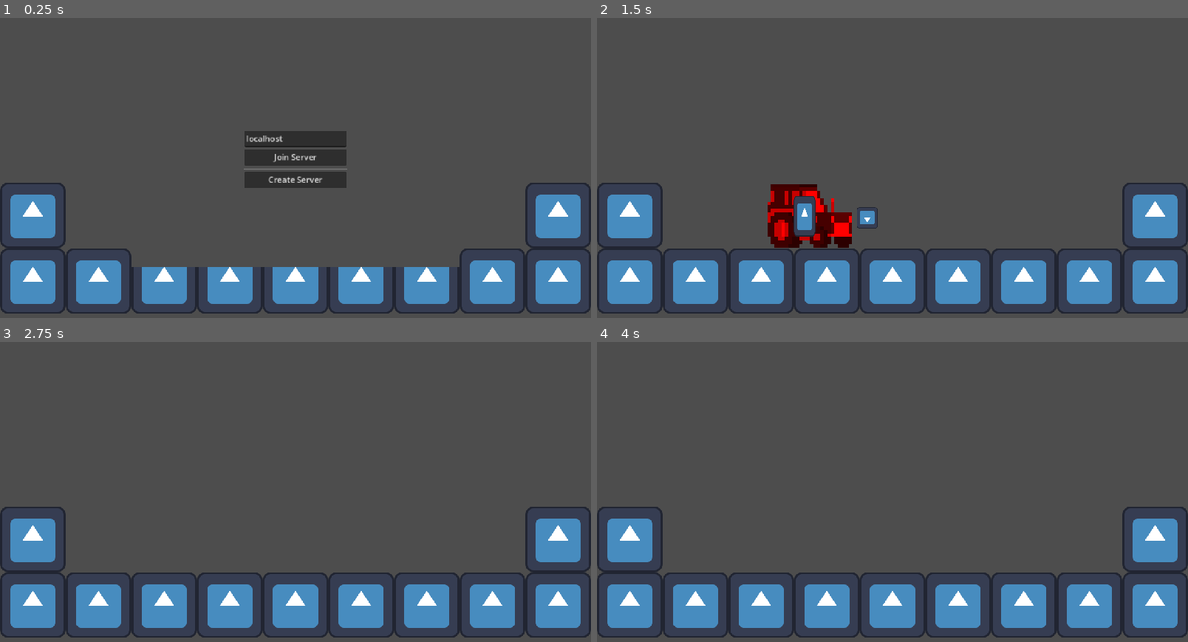
Above: before the commit, frames 1-4 (two rows, left to right).
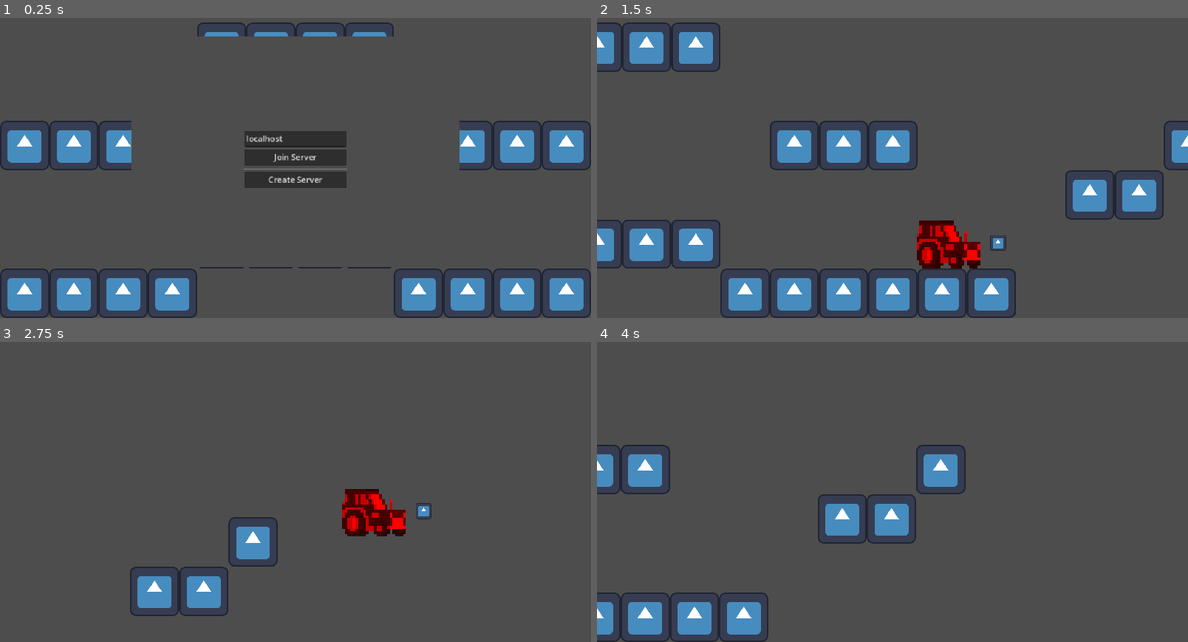
Above: after the commit, the same moments.

Repository: janekx21/lizard-world
Game: Godot game, scene res://game/game.tscn
Same seed, same stepped clock (60 frames per second), same inputs: the game is played once before the commit and once after it. The engine's default icon, where the game draws it, is replaced by a stand-in: a white triangle on a blue panel in a dark square.
Inputs:
- Up to frame 1 (0.25 s): no input
- Up to frame 2 (1.5 s): click "Create Server" at 0.5 s; hold Right (move_right) from 1.28 s (still down); tap S (attack) at 1.35 s
- Up to frame 3 (2.75 s): keep holding Right (move_right); tap A (jump) at 1.52, 2.27 s; tap S (attack) at 2.1 s
- Up to frame 4 (4 s): release Right (move_right) at 2.78 s; hold Left (move_left) 2.78-3.53 s; tap S (attack) at 2.85, 3.6 s; hold Right (move_right) from 3.53 s (still down); tap A (jump) at 3.77 s

The runs differ from the first frame. In frame 1, 18% of the frame differs, in the area x 0-100%, y 1-100%; in frame 2, 26%; in frame 3, 17%; in frame 4, 18%.
Error after the commit: Invalid access to property or key 'team' on a base object of type 'Nil'. (res://player/player.gd:70)

Commit message:
camera follow

Diff:
--- /dev/null
+++ b/game/CameraFollow.gd
@@ -0,0 +1,6 @@
+extends Camera2D
+
+func _process(delta):
+	var own_player = $"/root/Game/Network".get_node(str(multiplayer.get_unique_id())) as Player
+	if own_player:
+		global_position = own_player.global_position
--- a/game/game.gd
+++ b/game/game.gd
@@ -52,8 +52,10 @@
 func add_player(peer_id):
 	var player = preload("res://player/player.tscn").instantiate()
 	player.name = str(peer_id)
-	player.global_position = $Spawns.get_children().pick_random().global_position
 	$Network.add_child(player)
 
 func remove_player(peer_id):
 	$Network.remove_child($Network.get_node(str(peer_id)))
+
+func get_random_spawn():
+	return $Spawns.get_children().pick_random().global_position
--- a/game/game.tscn
+++ b/game/game.tscn
@@ -1,7 +1,9 @@
-[gd_scene load_steps=5 format=3 uid="uid://c5iknbtcn5etf"]
+[gd_scene load_steps=8 format=3 uid="uid://c5iknbtcn5etf"]
 
 [ext_resource type="Script" path="res://game/game.gd" id="1_7bnle"]
 [ext_resource type="Texture2D" uid="uid://dbcrwkj8v3rka" path="res://icon.svg" id="2_qexsu"]
+[ext_resource type="Script" path="res://game/CameraFollow.gd" id="3_3s4u8"]
+[ext_resource type="Script" path="res://player/hurtbox.gd" id="4_2irw5"]
 
 [sub_resource type="TileSetAtlasSource" id="TileSetAtlasSource_wd8dc"]
 texture = ExtResource("2_qexsu")
@@ -15,6 +17,8 @@
 tile_size = Vector2i(128, 128)
 physics_layer_0/collision_layer = 1
 sources/0 = SubResource("TileSetAtlasSource_wd8dc")
+
+[sub_resource type="WorldBoundaryShape2D" id="WorldBoundaryShape2D_d2w1s"]
 
 [node name="Game" type="Node2D"]
 script = ExtResource("1_7bnle")
@@ -62,18 +66,32 @@
 [node name="Spawns" type="Node" parent="."]
 
 [node name="Marker2D" type="Marker2D" parent="Spawns"]
-position = Vector2(258, 266)
+position = Vector2(-643, -250)
 
 [node name="Marker2D2" type="Marker2D" parent="Spawns"]
-position = Vector2(1001, 113)
+position = Vector2(646, -244)
 
 [node name="Marker2D3" type="Marker2D" parent="Spawns"]
-position = Vector2(607, 317)
+position = Vector2(0, -1030)
 
 [node name="TileMap" type="TileMap" parent="."]
 tile_set = SubResource("TileSet_ep752")
 format = 2
-layer_0/tile_data = PackedInt32Array(262144, 0, 0, 262145, 0, 0, 262146, 0, 0, 262147, 0, 0, 262148, 0, 0, 262149, 0, 0, 262150, 0, 0, 262151, 0, 0, 262152, 0, 0, 196608, 0, 0, 196616, 0, 0, 262143, 0, 0, 196617, 0, 0)
+layer_0/tile_data = PackedInt32Array(-6, 0, 0, -5, 0, 0, -4, 0, 0, -3, 0, 0, -65534, 0, 0, -65533, 0, 0, -65532, 0, 0, -65531, 0, 0, -7, 0, 0, -8, 0, 0, -65530, 0, 0, -65529, 0, 0, -196613, 0, 0, -196612, 0, 0, -262140, 0, 0, -262141, 0, 0, -196599, 0, 0, -196598, 0, 0, -131082, 0, 0, -131083, 0, 0, -196620, 0, 0, -262133, 0, 0, -65538, 0, 0, -65537, 0, 0, -131072, 0, 0, -131071, 0, 0, -196614, 0, 0, -262139, 0, 0, -327682, 0, 0, -327681, 0, 0, -393216, 0, 0, -393215, 0, 0)
+
+[node name="Camera2D" type="Camera2D" parent="."]
+position = Vector2(0, 4)
+zoom = Vector2(0.75, 0.75)
+limit_bottom = 0
+position_smoothing_enabled = true
+script = ExtResource("3_3s4u8")
+
+[node name="DeathArea" type="Area2D" parent="."]
+script = ExtResource("4_2irw5")
+damage = 9999
+
+[node name="CollisionShape2D" type="CollisionShape2D" parent="DeathArea"]
+shape = SubResource("WorldBoundaryShape2D_d2w1s")
 
 [connection signal="pressed" from="MasterPopup/CenterContainer/VBoxContainer/JoinServer" to="." method="_on_connect_pressed"]
 [connection signal="pressed" from="MasterPopup/CenterContainer/VBoxContainer/CreateServer" to="." method="_on_host_pressed"]
--- a/player/Hitbox.gd
+++ /dev/null
@@ -1,14 +0,0 @@
-extends Area2D
-class_name Hitbox
-
-@export var player: Player
-
-func _ready():
-	area_entered.connect(_area_entered)
-
-func _area_entered(area: Area2D):
-	if not is_multiplayer_authority(): return
-	if area is Hurtbox:
-		var other = area.get_player()
-		if other.team != player.team:
-			player.get_damage(area.damage)
--- a/player/hurtbox.gd
+++ b/player/hurtbox.gd
@@ -8,5 +8,5 @@
 	if is_multiplayer_authority():
 		queue_free()
 
-func get_player()-> Player:
+func get_player() -> Player:
 	return $"/root/Game/Network".get_node(str(origin_peer_id)) as Player
--- a/player/hurtbox.tscn
+++ b/player/hurtbox.tscn
@@ -4,7 +4,7 @@
 [ext_resource type="Texture2D" uid="uid://dbcrwkj8v3rka" path="res://icon.svg" id="2_661mk"]
 
 [sub_resource type="RectangleShape2D" id="RectangleShape2D_qnb5v"]
-size = Vector2(40, 80)
+size = Vector2(165, 158)
 
 [sub_resource type="SceneReplicationConfig" id="SceneReplicationConfig_d7s2n"]
 properties/0/path = NodePath(".:position")
@@ -25,12 +25,11 @@
 shape = SubResource("RectangleShape2D_qnb5v")
 
 [node name="Icon" type="Sprite2D" parent="."]
-position = Vector2(3.8147e-06, 0.5)
-scale = Vector2(0.328125, 0.617188)
+scale = Vector2(1.28125, 1.21875)
 texture = ExtResource("2_661mk")
 
 [node name="Timer" type="Timer" parent="."]
-wait_time = 0.2
+wait_time = 0.1
 one_shot = true
 autostart = true
 
--- a/player/player.gd
+++ b/player/player.gd
@@ -1,14 +1,15 @@
 extends CharacterBody2D
 class_name Player
 
-const SPEED = 900
-const ACCELL = 15000
-const JUMP_HEIGHT = 1500
+const SPEED = 1200
+const ACCELL = 17000
+const JUMP_HEIGHT = 1800
 
 var gravity = ProjectSettings.get_setting("physics/2d/default_gravity")
 @export var team: Color = [Color.RED, Color.BLUE].pick_random()
 
-var hp = 3
+var max_hp = 3
+@export var hp: int
 
 func get_id():
 	return str(name).to_int()
@@ -17,8 +18,16 @@
 	print("spawned with id ", get_id(), " my id ", multiplayer.get_unique_id())
 	set_multiplayer_authority(get_id())
 
+func _ready():
+	if is_multiplayer_authority():
+		spawn()
+
 func _process(_delta):
 	$Sprite2D.modulate = team
+
+func spawn():
+	hp = 3
+	global_position = get_tree().root.get_node("Game").get_random_spawn()
 
 func _physics_process(delta):
 	if not is_multiplayer_authority(): return
@@ -36,11 +45,13 @@
 	velocity.x = move_toward(velocity.x, dir * SPEED, ACCELL * delta * accell_mod)
 
 	if Input.is_action_just_pressed("attack"):
-		attack.rpc_id(1, $Shape/HurtboxPoint.global_position, multiplayer.get_unique_id())
+		if $AttackCooldown.is_stopped():
+			attack.rpc_id(1, $Shape/HurtboxPoint.global_position, multiplayer.get_unique_id())
+			$AttackCooldown.start(0.5)
 
 	if dir:
 		$Sprite2D.flip_h = dir < 0
-		$Shape.scale = Vector2.RIGHT * (1 if dir > 0 else -1) + Vector2.UP
+		$Shape.scale = Vector2.RIGHT * (1 if dir > 0 else -1) + Vector2.DOWN
 
 	move_and_slide()
 
@@ -52,7 +63,14 @@
 	hurtbox.damage = 1
 	find_parent("Network").add_child(hurtbox, true)
 
+func hitbox_entered(area: Area2D):
+	if not is_multiplayer_authority(): return
+	if area is Hurtbox:
+		var other = area.get_player()
+		if other.team != team:
+			get_damage(area.damage)
+
 func get_damage(damage: int):
 	hp -= damage
 	if hp <= 0:
-		queue_free()
+		spawn()
--- a/player/player.tscn
+++ b/player/player.tscn
@@ -1,12 +1,11 @@
-[gd_scene load_steps=8 format=3 uid="uid://bf8ui25uknntv"]
+[gd_scene load_steps=7 format=3 uid="uid://bf8ui25uknntv"]
 
 [ext_resource type="Script" path="res://player/player.gd" id="1_w4ivo"]
 [ext_resource type="Texture2D" uid="uid://xb55bxdmc51w" path="res://textures/tractor.png" id="2_e5i5t"]
-[ext_resource type="Script" path="res://player/Hitbox.gd" id="3_meryt"]
 [ext_resource type="Texture2D" uid="uid://dbcrwkj8v3rka" path="res://icon.svg" id="4_pxlay"]
 
-[sub_resource type="CapsuleShape2D" id="CapsuleShape2D_53gs1"]
-radius = 63.0
+[sub_resource type="CapsuleShape2D" id="CapsuleShape2D_cyigu"]
+radius = 42.0
 height = 126.0
 
 [sub_resource type="CircleShape2D" id="CircleShape2D_raog1"]
@@ -25,6 +24,9 @@
 properties/3/path = NodePath(".:team")
 properties/3/spawn = true
 properties/3/sync = true
+properties/4/path = NodePath(".:hp")
+properties/4/spawn = true
+properties/4/sync = true
 
 [node name="Player" type="CharacterBody2D"]
 script = ExtResource("1_w4ivo")
@@ -34,18 +36,16 @@
 texture = ExtResource("2_e5i5t")
 
 [node name="Shape" type="CollisionShape2D" parent="."]
-shape = SubResource("CapsuleShape2D_53gs1")
+shape = SubResource("CapsuleShape2D_cyigu")
 
-[node name="Hitbox" type="Area2D" parent="Shape" node_paths=PackedStringArray("player")]
+[node name="Hitbox" type="Area2D" parent="Shape"]
 position = Vector2(0, 1)
-script = ExtResource("3_meryt")
-player = NodePath("../..")
 
 [node name="CollisionShape2D" type="CollisionShape2D" parent="Shape/Hitbox"]
 shape = SubResource("CircleShape2D_raog1")
 
 [node name="HurtboxPoint" type="Marker2D" parent="Shape"]
-position = Vector2(110, 0)
+position = Vector2(127, 0)
 
 [node name="Icon" type="Sprite2D" parent="Shape/HurtboxPoint"]
 position = Vector2(2.00002, -4)
@@ -54,3 +54,9 @@
 
 [node name="MultiplayerSynchronizer" type="MultiplayerSynchronizer" parent="."]
 replication_config = SubResource("SceneReplicationConfig_7y5kg")
+
+[node name="AttackCooldown" type="Timer" parent="."]
+wait_time = 0.2
+one_shot = true
+
+[connection signal="area_entered" from="Shape/Hitbox" to="." method="hitbox_entered"]
